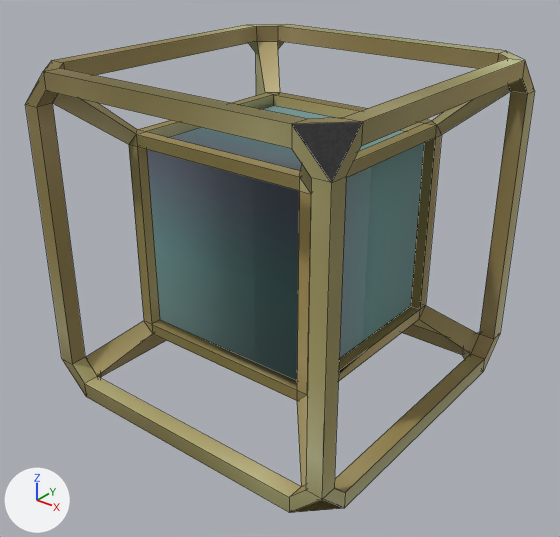
One commit to the OBJ model models/block/block_player.obj: the scene before it, then after it.
One viewpoint serves both versions: a 50 mm camera at (1.818, -2.184, 1.41) aimed at (0.513, -0.553, 0.398). Lighting does not change. The marker at lower left points along +X, +Y and +Z. Mesh edges are drawn as thin lines. Where no turn or scale is listed for an object, it has been applied to the vertices.
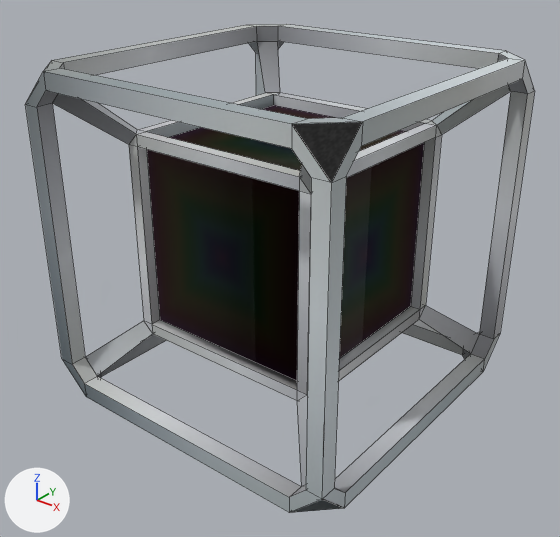
Edits to the bpy script that builds the scene:
```text
Add img_block:
    img_block = load_image('block', '../../textures/blocks/block.png', 1024, 1024, 'sRGB')
Change mat_none:
    mat_none.texture: img_block4 -> img_block
    mat_none.roughness: 0.69 -> 1.0
```

What differs and where, as boxes [x1, y1, x2, y2] in the pictures (560 x 537 px):
'Cube.001', surface changed
    both: [25, 24, 535, 513]
